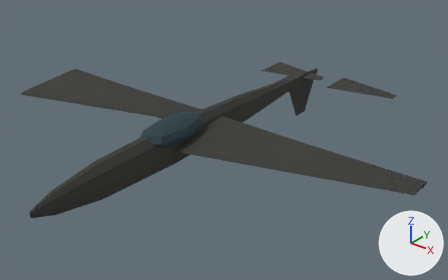
Before and after pictures for a commit that changed the glTF model game/assets/units/a10_Destroyed.glb.
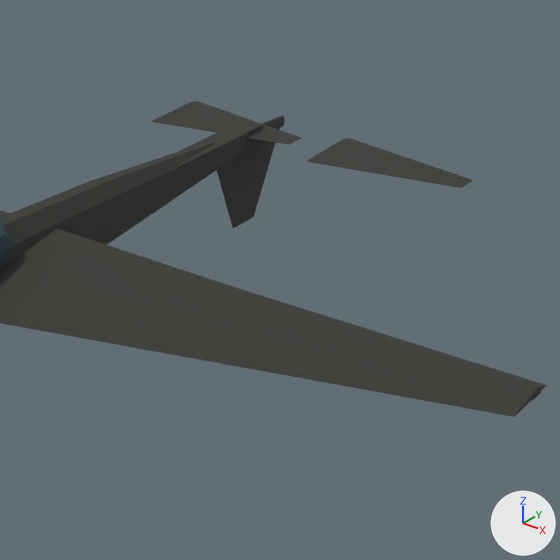
There are two pictures of each version: one whole from a 50 mm lens placed at (14.18, -16.72, 11.55), pointed at (0.55, 0.33, 0.99), one close up on the part from 44% to 97% of the width and 7% to 91% of the height. Every picture has the same lights, and +X, +Y and +Z are marked at lower right. The first two pictures are the older version. Where no turn or scale is listed for an object, it has been applied to the vertices.

The older version as bpy lines, for what is in view:
```python
me_elevator_l = bpy.data.meshes.new('Elevator_L')
me_elevator_l.from_pydata(...)  # 8 vertices, 12 faces; spans x 0.0..2.8, y -0.81..0.81, z 0.0..0.05
me_elevator_l.materials.append(mat_burned)  # dark grey #383835
me_elevator_r = bpy.data.meshes.new('Elevator_R')
me_elevator_r.from_pydata(...)  # 8 vertices, 12 faces; spans x 0.0..2.8, y -0.81..0.81, z 0.0..0.05
me_elevator_r.materials.append(mat_burned)  # dark grey #383835
me_rudder = bpy.data.meshes.new('Rudder')
me_rudder.from_pydata(...)  # 8 vertices, 12 faces; spans x 0.0..0.05, y -1.3..1.3, z -1.88..0.0
me_rudder.materials.append(mat_burned)  # dark grey #383835
me_tailboom = bpy.data.meshes.new('TailBoom')
me_tailboom.from_pydata(...)  # a box spanning x -0.22..0.22, y -1.46..1.46, z -0.2..0.2
me_tailboom.materials.append(mat_burned)  # dark grey #383835
ob_elevator_l = bpy.data.objects.new('Elevator_L', me_elevator_l)
ob_elevator_l.location = (-1.75, 6.83, 1.74)
ob_elevator_r = bpy.data.objects.new('Elevator_R', me_elevator_r)
ob_elevator_r.location = (1.75, 6.83, 1.74)
ob_rudder = bpy.data.objects.new('Rudder', me_rudder)
ob_rudder.location = (0.0, 6.83, 1.65)
ob_tailboom = bpy.data.objects.new('TailBoom', me_tailboom)
ob_tailboom.location = (0.0, 5.53, 1.65)
# also in view: 'Wing_R' at (4.21, -0.79, 1.74); 'Fuselage' at (0.0, 0.0, 1.56)
```
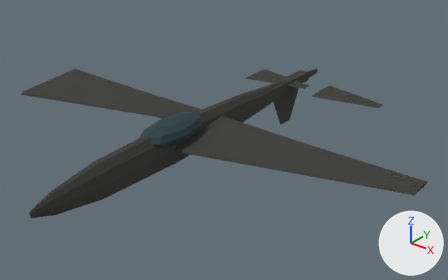
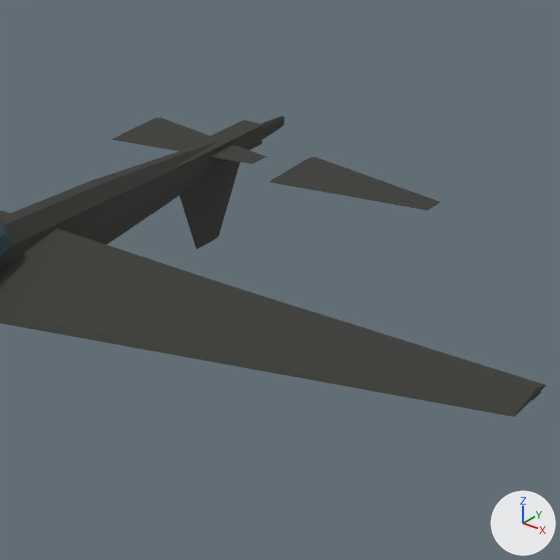
Scene script edits in JSON lines:
```json
{"op": "set", "path": "ob_elevator_l.location", "old": "(-1.75, 6.83, 1.74)", "new": "(-1.75, 5.53, 1.74)"}
{"op": "set", "path": "ob_elevator_r.location", "old": "(1.75, 6.83, 1.74)", "new": "(1.75, 5.53, 1.74)"}
{"op": "set", "path": "ob_rudder.location", "old": "(0.0, 6.83, 1.65)", "new": "(0.0, 5.53, 1.65)"}
```

Where the change shows, as pixel boxes [x1, y1, x2, y2] in the close-ups (560 x 560 px):
```json
{"object": "Elevator_R", "change": "moved", "before": [306, 138, 472, 188], "after": [270, 157, 440, 210]}
{"object": "Rudder", "change": "moved", "before": [217, 129, 279, 228], "after": [179, 160, 240, 249]}
{"object": "Elevator_L", "change": "moved", "before": [152, 101, 301, 145], "after": [112, 118, 266, 164]}
```
